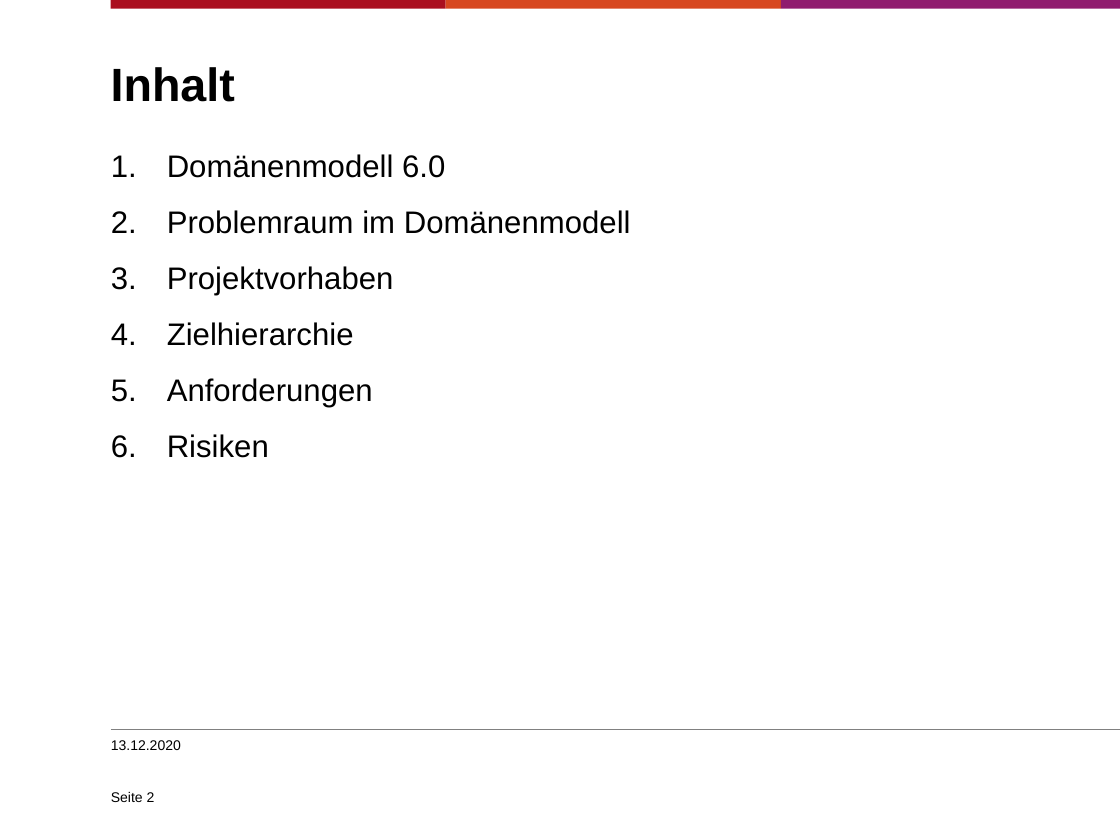
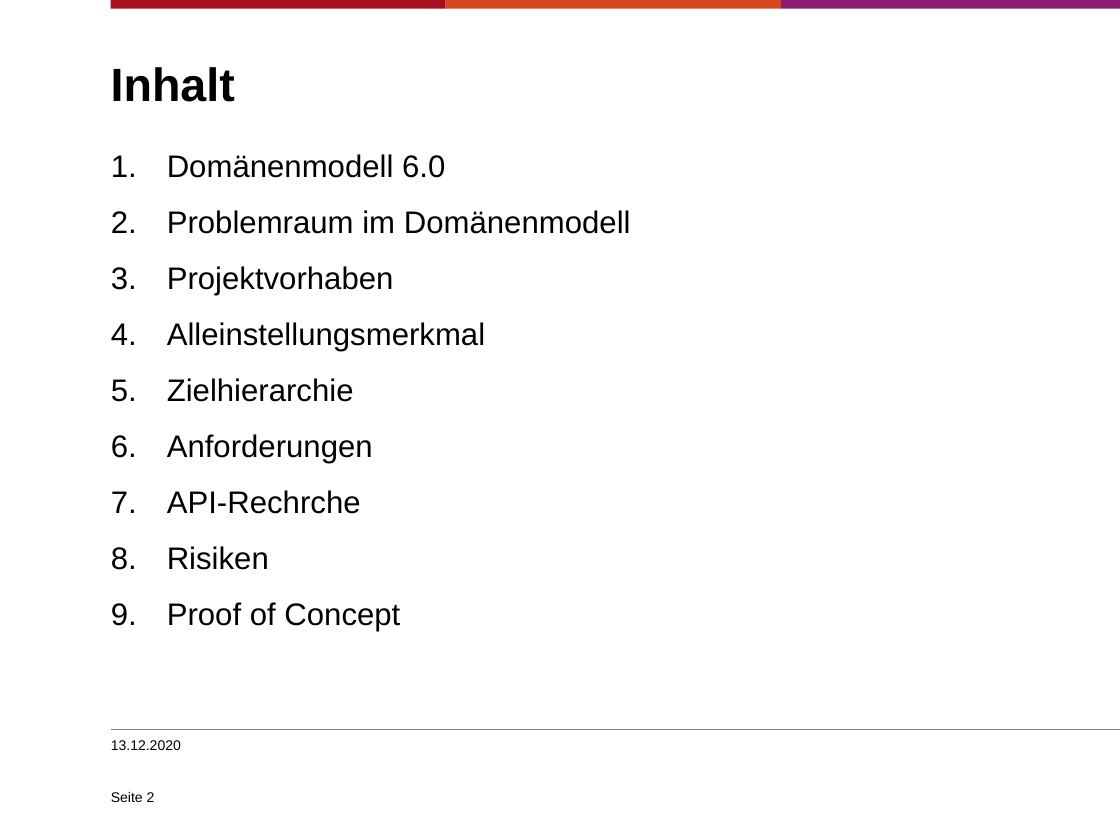
Before and after one commit to sjohannsen1/EPWS2020Mohr-DamaJohannsen, a slide deck: slide 2 of Audits/WS2020_Mohr-Dama_Johannsen_Präsentation_audit2.pptx. Drawn at 1120x840 pixels with LibreOffice and Linux fonts; fonts in the diff are those of the drawing; background and template pictures are left out. Boxes give left, top, right and bottom in pixels: in the first picture for what was removed or moved away, otherwise in the second. Text is boxed around its words. In the diff, an @@ line names an element or a change of style, - is before the commit and + after.

```diff
--- a/Audits/WS2020_Mohr-Dama_Johannsen_Präsentation_audit2.pptx
+++ b/Audits/WS2020_Mohr-Dama_Johannsen_Präsentation_audit2.pptx
@@ text at box(167, 322, 485, 351): paragraph added @@
+4. Alleinstellungsmerkmal
@@ text at box(167, 490, 361, 514): paragraph added @@
+7. API-Rechrche
@@ text at box(167, 602, 400, 631): paragraph added @@
+9. Proof of Concept
```
Also in this commit, not shown: 7 slides added, 1 other file.
